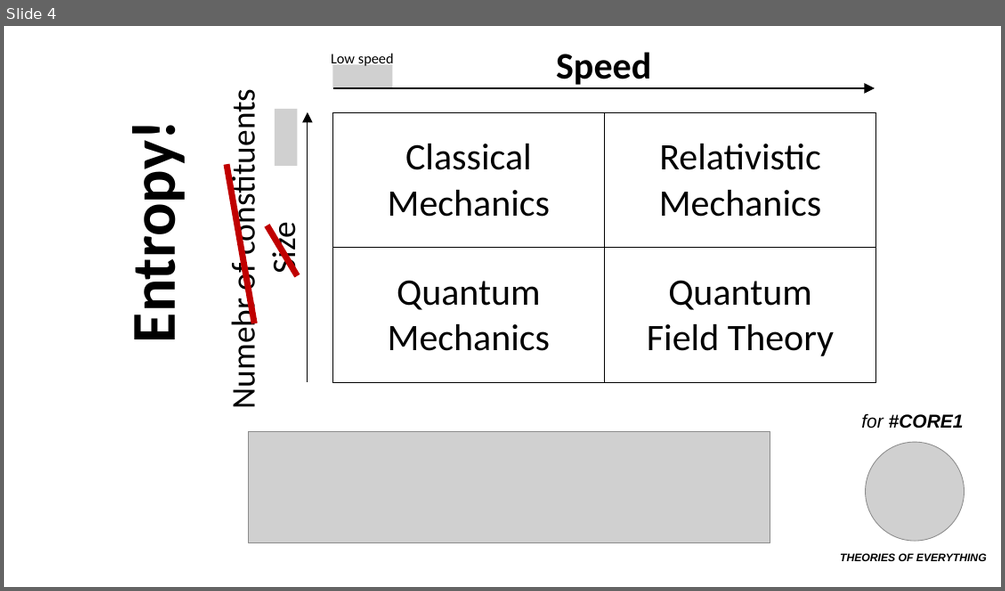
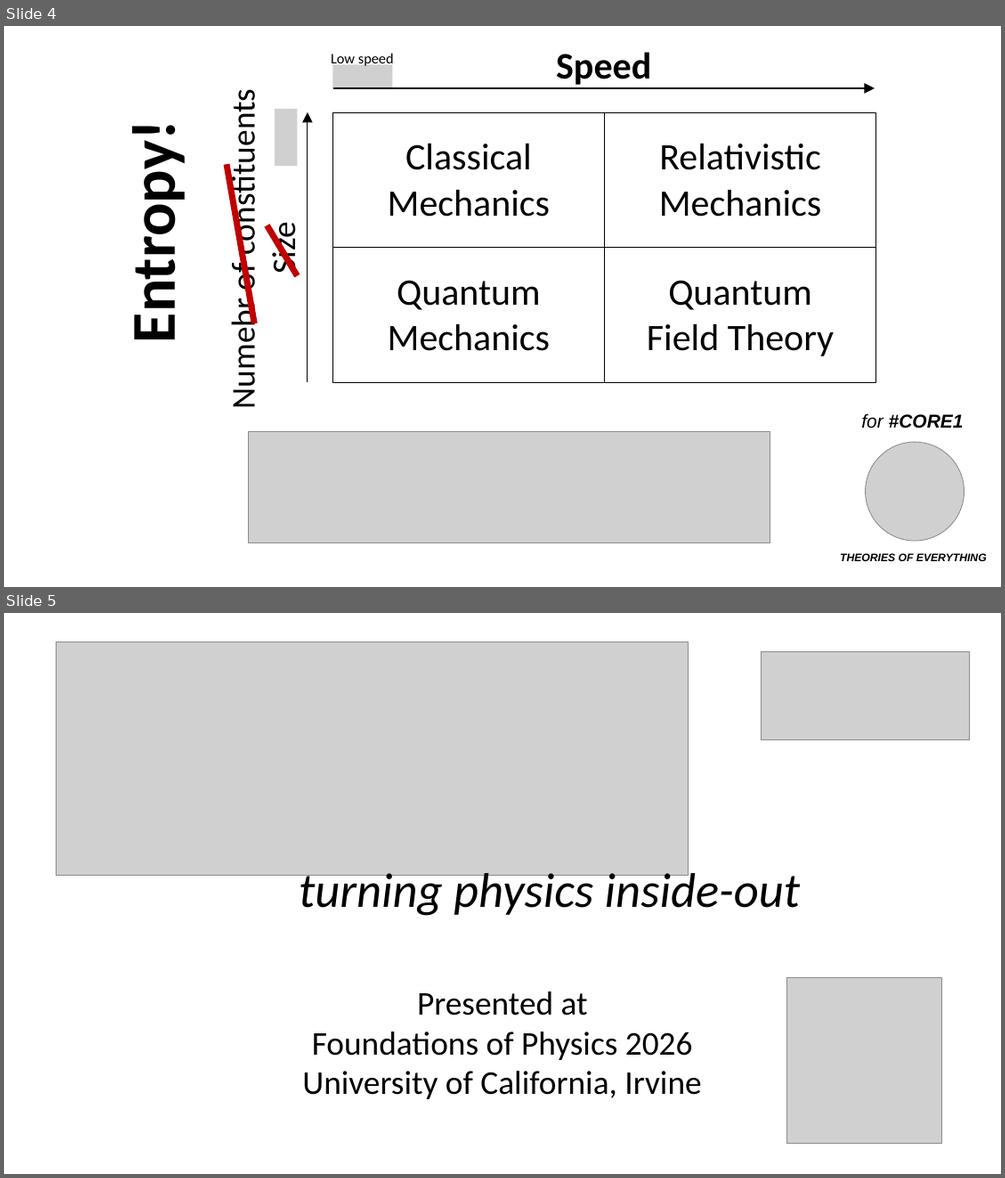
Before and after one commit to assumptionsofphysics/slides, a slide deck: 2026/2026ThumbnailWhite.pptx. Shown one above the other, each under a label of ours: slide 4 before the commit, slides 4 and 5 after it. The pictures are 1005x591 and 1005x1178 pixels, drawn with LibreOffice and Linux fonts; fonts in the diff are those of the drawing; grey boxes stand for pictures; background and template pictures are left out. Boxes give left, top, right and bottom in pixels: in the first picture for what was removed or moved away, otherwise in the second. Text is boxed around its words. In the diff, an @@ line names an element or a change of style, - is before the commit and + after.

```diff
--- a/2026/2026ThumbnailWhite.pptx
+++ b/2026/2026ThumbnailWhite.pptx
@@ slide 5 added at box(4, 613, 1001, 1174), background #FFFFFF @@
@@ picture added at box(56, 641, 688, 876) @@
@@ picture added at box(760, 652, 970, 740) @@
@@ text added at box(299, 867, 800, 916), 46.8 pt, text #000000, italic @@
+turning physics inside-out
@@ picture added at box(787, 978, 942, 1143) @@
@@ text added at box(302, 991, 701, 1099), 32 pt, text #000000 @@
+Presented at
+Foundations of Physics 2026
+University of California, Irvine
```
Also in this commit, not shown: 1 other slide added, 1 other file.
